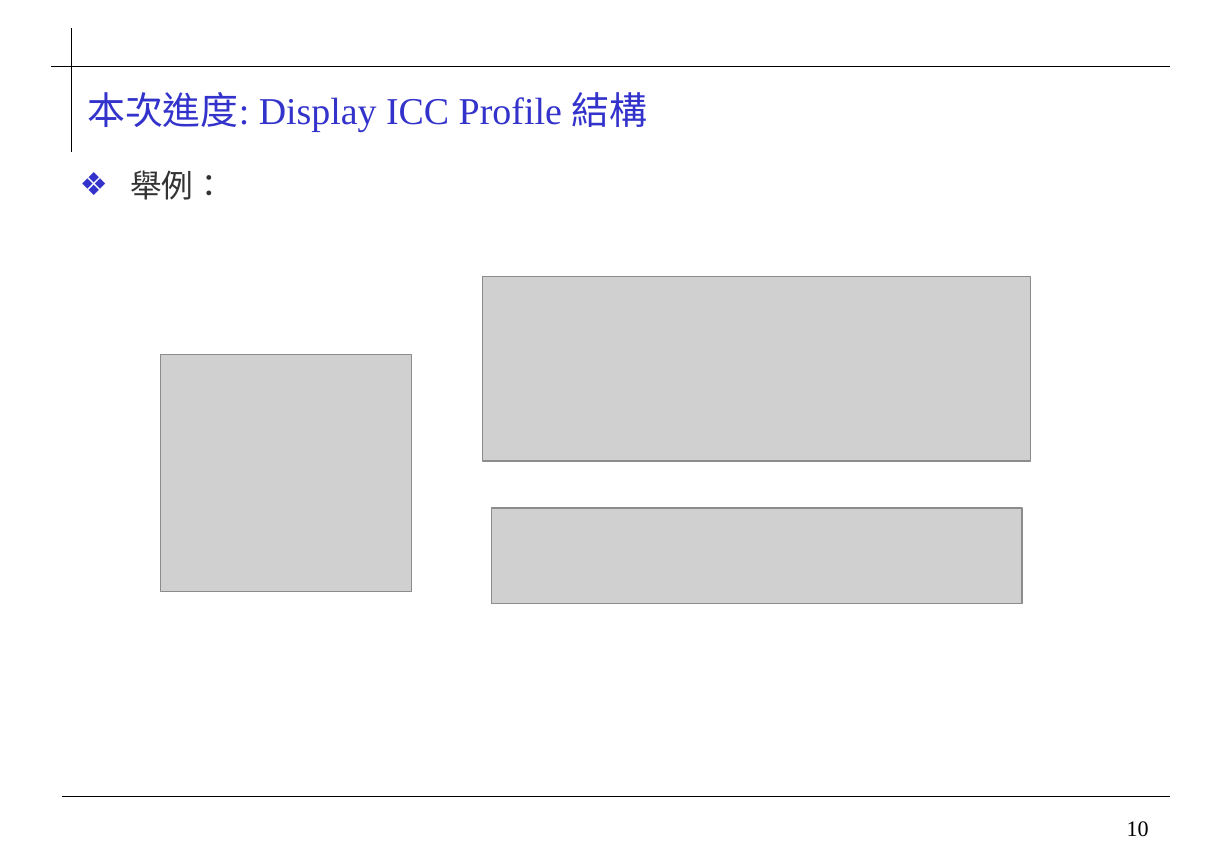
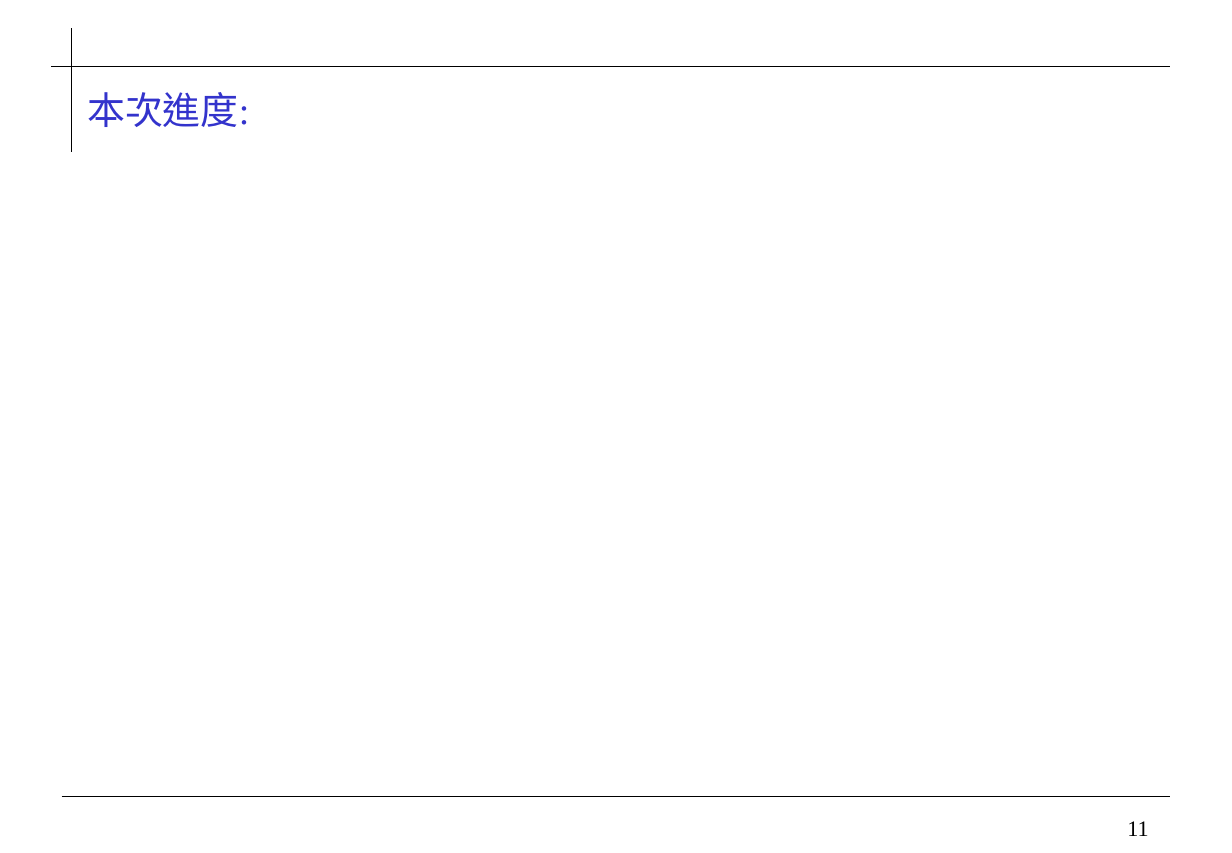
Before and after one commit to 0ilasis0/home, a slide deck: slide 11 of ICCPROFILE_0929.pptx (slide 10 before the commit). Drawn at 1232x853 pixels with LibreOffice and Linux fonts; fonts in the diff are those of the drawing; grey boxes stand for pictures; background and template pictures are left out. Boxes give left, top, right and bottom in pixels: in the first picture for what was removed or moved away, otherwise in the second. Text is boxed around its words. In the diff, an @@ line names an element or a change of style, - is before the commit and + after.

```diff
--- a/ICCPROFILE_0929.pptx
+++ b/ICCPROFILE_0929.pptx
@@ title at (87, 92, 249, 127): text changed @@
-本次進度: Display ICC Profile 結構
+本次進度:
@@ text removed at (130, 170, 225, 200) @@
-  ❖ 舉例：
@@ picture removed at (482, 276, 1031, 461) @@
@@ picture removed at (160, 355, 412, 592) @@
@@ picture removed at (491, 508, 1023, 604) @@
@@ page number at (1127, 821, 1148, 836): text changed @@
-10
+11
```
Also in this commit, not shown: 4 other slides changed, 5 slides added, 9 slides removed, 4 other files.
